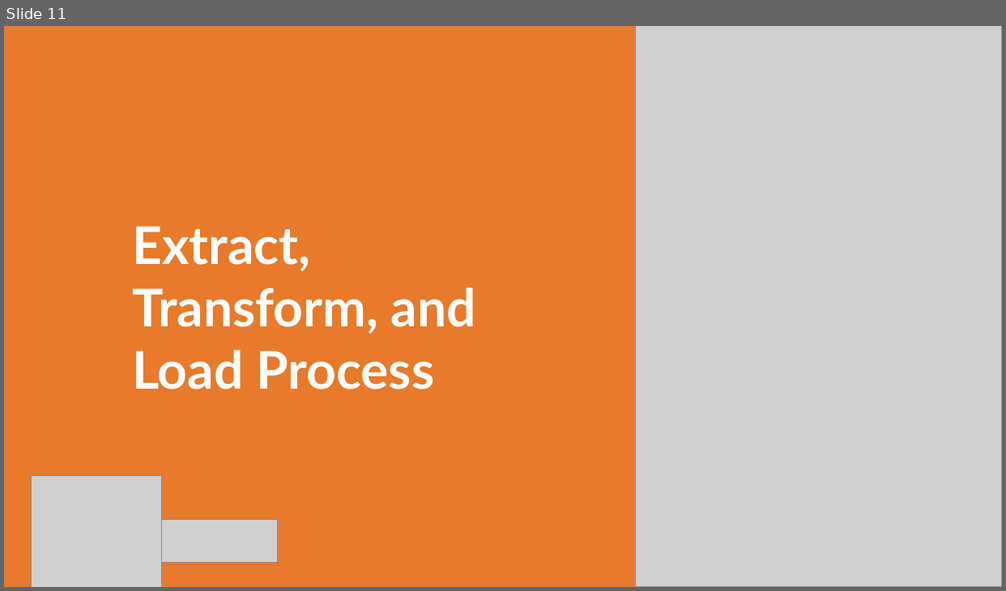
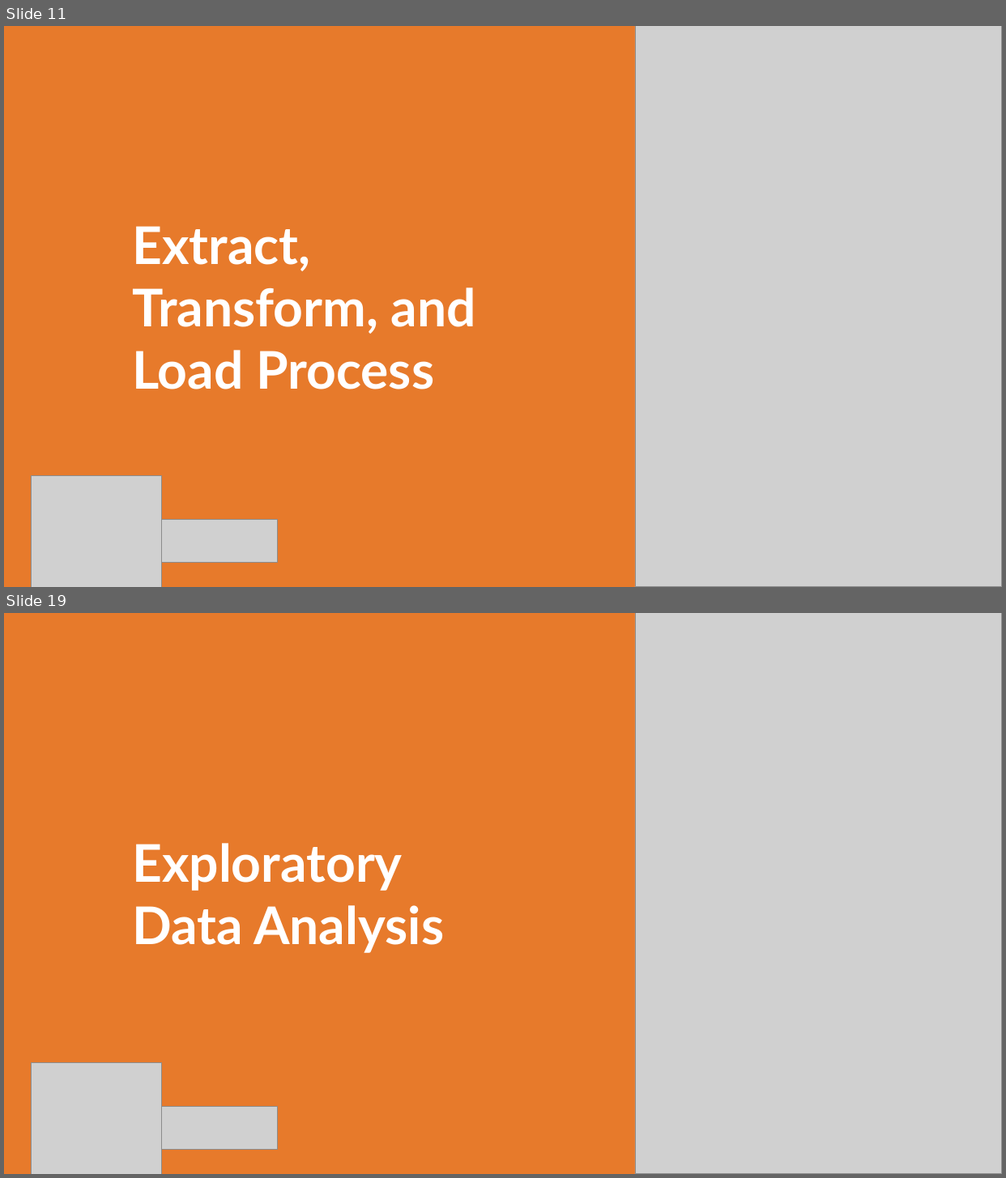
Before and after one commit to adrn-mm/final-project-VIX-DE-BTPN, a slide deck: reports/Adrian Maulana Muhammad_TASK_5_DATA_ENGINEER_VIX_BTPNS.pptx. Shown one above the other, each under a label of ours: slide 11 before the commit, slides 11 and 19 after it; the slides between them are not shown. The pictures are 1006x591 and 1006x1178 pixels, drawn with LibreOffice and Linux fonts; fonts in the diff are those of the drawing; grey boxes stand for pictures. Boxes give left, top, right and bottom in pixels: in the first picture for what was removed or moved away, otherwise in the second. Text is boxed around its words. In the diff, an @@ line names an element or a change of style, - is before the commit and + after.

```diff
--- a/reports/Adrian Maulana Muhammad_TASK_5_DATA_ENGINEER_VIX_BTPNS.pptx
+++ b/reports/Adrian Maulana Muhammad_TASK_5_DATA_ENGINEER_VIX_BTPNS.pptx
@@ slide 19 added at (4, 613, 1002, 1174), background #FFFFFF @@
@@ freeform shape added at (4, 613, 635, 1174), fill #E77A2B @@
@@ picture added at (635, 613, 1002, 1174) @@
@@ title added at (132, 843, 444, 953), 50 pt, text #FFFFFF, bold @@
+Exploratory Data Analysis
@@ picture added at (32, 1063, 162, 1174) @@
@@ picture added at (162, 1107, 277, 1150) @@
```
Also in this commit, not shown: 2 slides changed, 6 other slides added, 8 other files.
